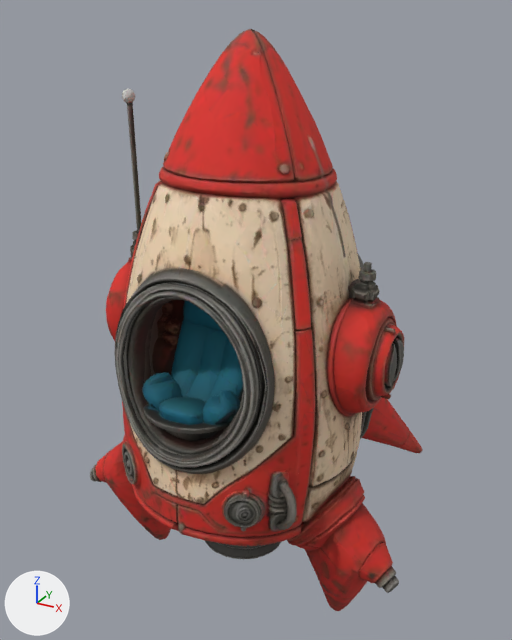
A saved change to the glTF model public/world/ride_rocket.glb.
Before and after are seen from a 50 mm lens placed at (1.047, -1.976, 1.003), pointed at (-0.035, -0.008, 0.02). Every picture has the same lights, and +X, +Y and +Z are marked at lower left. The first picture is the older version. Where no turn or scale is listed for an object, it has been applied to the vertices. Vertices at exactly the same position are counted once.

The scene before the commit, as lines of its bpy script (objects in view):
```python
me_mesh_0 = bpy.data.meshes.new('Mesh_0')
me_mesh_0.from_pydata(...)  # 12242 vertices, 24504 faces; spans x -0.62..0.62, y -0.59..0.59, z -0.95..0.95
me_mesh_0.materials.append(mat_material_0)  # picture img_image_0
ob_mesh_0 = bpy.data.objects.new('Mesh_0', me_mesh_0)
ob_mesh_0.location = (-0.001, 0.001, 0.0)
```
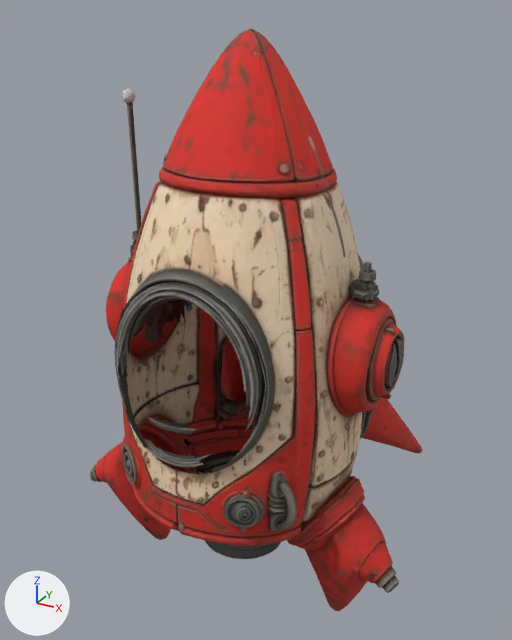
What differs and where, as boxes (x1, y1, x2, y2) in the pictures (512 x 640 px):
part 1 of me_mesh_0, cut back: before (118, 301, 285, 481); after (119, 318, 285, 481)

Edits to the bpy script that builds the scene:
```text
Change me_mesh_0:
    used by ob_mesh_0; location = (-0.001, 0.001, 0.0)
    remove me_mesh_0.from_pydata(...)  # 12242 vertices, 24504 faces; spans x -0.62..0.62, y -0.59..0.59, z -0.95..0.95
    add me_mesh_0.from_pydata(...)  # 11171 vertices, 22160 faces; spans x -0.62..0.62, y -0.59..0.59, z -0.95..0.95
    me_mesh_0 part 1: 6 vertices moved within x -0.21..0.29, y -0.57..-0.46, z -0.23..0.13; 1071 vertices removed from x -0.23..0.23, y -0.57..-0.27, z -0.23..0.18
```
